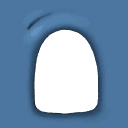
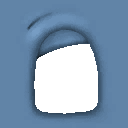
Layer changes from the first 128 x 128 image to the second:
showed "FitPokeZenigame_EyeLid.04" (1st of 4, in "Yellow") over [0, 0, 128, 128]
hid "FitPokeZenigame_EyeLid.00" (1st of 3, in "Yellow") over [0, 0, 128, 128]
